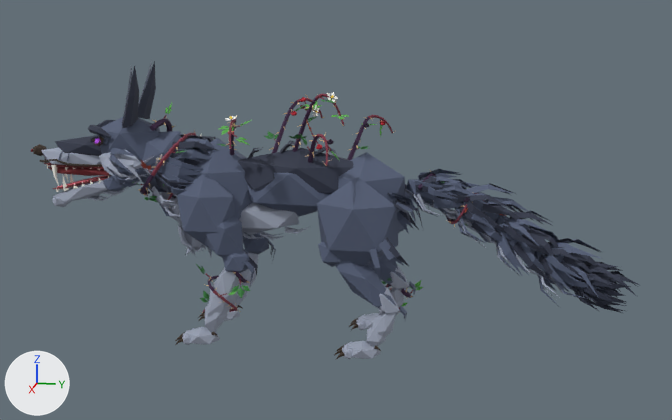
Before and after pictures for a commit that changed the FBX model exports/Gardien_Foret_Loup/Gardien_Foret_Loup_rig.fbx.
The view is the same before and after, from a 50 mm camera at (41.4, 10.7, 16.9) aimed at (-0.3, 2.3, 6.5). Lighting does not change. The marker at lower left points along +X, +Y and +Z. The older version comes first.

The older version as bpy lines, for what is in view:
```python
ob_corps = bpy.data.objects.new('Corps', me_corps)
ob_corps.location = (0.0, 0.0, 0.0)
ob_patte_ard = bpy.data.objects.new('Patte_ArD', me_patte_ard)
ob_patte_ard.location = (0.0, 0.0, 0.0)
ob_patte_arg = bpy.data.objects.new('Patte_ArG', me_patte_arg)
ob_patte_arg.location = (0.0, 0.0, 0.0)
ob_patte_avd = bpy.data.objects.new('Patte_AvD', me_patte_avd)
ob_patte_avd.location = (0.0, 0.0, 0.0)
ob_patte_avg = bpy.data.objects.new('Patte_AvG', me_patte_avg)
ob_patte_avg.location = (0.0, 0.0, 0.0)
ob_ronces = bpy.data.objects.new('Ronces', me_ronces)
ob_ronces.location = (0.0, 0.0, 0.0)
ob_tete = bpy.data.objects.new('Tete', me_tete)
ob_tete.location = (0.0, 0.0, 0.0)
# also in view: 'Machoire' at (0.0, -9.4, 7.0); 'Queue' at (0.4, 10.9, 5.6)
```
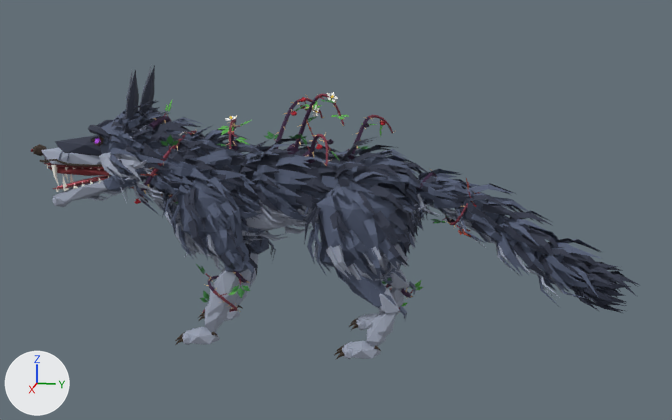
Diff of the bpy script that builds the scene:
```diff
--- a/exports/Gardien_Foret_Loup/Gardien_Foret_Loup_rig.fbx.py
+++ b/exports/Gardien_Foret_Loup/Gardien_Foret_Loup_rig.fbx.py
@@ me_patte_arg @@
-me_patte_arg.from_pydata(...)  # 342 vertices, 430 faces; spans x 0.3..2.81, y 1.92..6.62, z 0.01..8.5
+me_patte_arg.from_pydata(...)  # 1182 vertices, 1270 faces; spans x -0.28..3.45, y 1.22..6.62, z 0.01..8.82
+# me_patte_arg part 15: 840 vertices added at x -0.28..3.45, y 1.22..6.35, z 3.47..8.82
 me_patte_arg.materials.append(mat_gardien_foret_loup_palette)
@@ me_corps @@
-me_corps.from_pydata(...)  # 1176 vertices, 1232 faces; spans x -2.02..2.07, y -7.79..5.65, z 3.88..10.02
+me_corps.from_pydata(...)  # 5502 vertices, 5558 faces; spans x -2.42..2.47, y -8.11..6.87, z 3.8..10.96
+# me_corps part 3: the loose piece of 7 vertices spanning x -0.11..0.61, y -5.02..-3.28, z 8.82..9.91 is multiplied about its middle by the matrix ((0.92, -0.304, 0.051), (0.168, 0.358, -0.886), (0.258, 0.849, 0.392)), then moved by (0.2, -2.34, 0.98)
+# me_corps part 4: the loose piece of 7 vertices spanning x 0.7..1.45, y -6.22..-4.62, z 6.75..7.53 is rebuilt with 7 vertices and now spans x 0.71..1.56, y -6.64..-4.84, z 6.82..7.71
+# me_corps part 5: 108 loose pieces with 756 vertices, spanning x -2.02..2.07, y -6.37..3.92, z 3.88..9.91, are deleted
+# me_corps part 6: 6 vertices moved within x -1.11..0.73, y -6.44..-4.85, z 6.75..9.58; 295 vertices removed from x -1.79..1.32, y -6.49..2.61, z 4.96..9.76; 5377 vertices added at x -2.42..2.47, y -8.11..6.87, z 3.8..10.96
+# other edits to the shape of me_corps do not show in these pictures
 me_corps.materials.append(mat_gardien_foret_loup_palette)
@@ me_patte_avg @@
-me_patte_avg.from_pydata(...)  # 809 vertices, 877 faces; spans x 0.29..2.63, y -5.09..-1.0, z 0.01..8.42
+me_patte_avg.from_pydata(...)  # 1649 vertices, 1717 faces; spans x -0.28..3.17, y -5.26..-1.0, z 0.01..8.76
+# me_patte_avg part 1: 840 vertices added at x -0.28..3.17, y -5.26..-1.21, z 3.54..8.76
 me_patte_avg.materials.append(mat_gardien_foret_loup_palette)
@@ me_ronces @@
-me_ronces.from_pydata(...)  # 3931 vertices, 4464 faces; spans x -4.5..4.01, y -7.93..4.79, z 6.33..12.08
+me_ronces.from_pydata(...)  # 3977 vertices, 4509 faces; spans x -4.5..4.01, y -8.1..4.79, z 5.96..12.08
+# me_ronces part 11: the loose piece of 115 vertices spanning x -1.67..1.79, y -5.96..-4.54, z 6.51..9.95 is rebuilt with 115 vertices and now spans x -1.79..1.91, y -5.96..-4.46, z 6.39..10.04
+# me_ronces part 12: the loose piece of 115 vertices spanning x -1.73..1.78, y -7.24..-5.76, z 6.94..10.61 is rebuilt with 115 vertices and now spans x -1.84..1.9, y -7.31..-5.74, z 6.85..10.73
+# me_ronces part 13: 105 loose pieces with 878 vertices, spanning x -2.34..2.27, y -7.38..-4.11, z 6.33..10.04, are deleted
+# me_ronces part 14: 66 vertices removed from x -1.76..0.87, y -6.99..-5.42, z 6.61..7.86; 990 vertices added at x -2.1..2.79, y -7.46..3.19, z 5.96..10.19
+# other edits to the shape of me_ronces do not show in these pictures
 me_ronces.materials.append(mat_gardien_foret_loup_palette)
@@ me_tete @@
-me_tete.from_pydata(...)  # 1136 vertices, 1232 faces; spans x -2.19..2.42, y -12.78..-5.64, z 7.16..13.25
+me_tete.from_pydata(...)  # 1832 vertices, 1944 faces; spans x -2.19..2.42, y -12.78..-5.31, z 7.16..13.05
+# me_tete part 7: the loose piece of 13 vertices spanning x -1.37..-0.18, y -7.55..-6.86, z 10.44..13.25 is rebuilt with 13 vertices and now spans x -1.49..0.01, y -7.49..-6.7, z 10.03..13.0
+# me_tete part 8: the loose piece of 13 vertices spanning x 0.18..1.37, y -7.55..-6.86, z 10.44..13.25 is rebuilt with 13 vertices and now spans x 0.24..1.31, y -7.54..-6.86, z 10.12..13.05
+# me_tete part 9: the loose piece of 13 vertices spanning x -0.11..1.57, y -7.51..-6.7, z 10.33..13.2 is rebuilt with 13 vertices and now spans x -0.01..1.49, y -7.49..-6.7, z 10.03..13.0
+# me_tete part 10: 13 vertices removed from x -1.57..0.11, y -7.51..-6.7, z 10.33..13.2; 695 vertices added at x -1.76..1.72, y -8.3..-5.31, z 8.92..13.05
+# other edits to the shape of me_tete do not show in these pictures
 me_tete.materials.append(mat_gardien_foret_loup_palette)
@@ me_patte_ard @@
-me_patte_ard.from_pydata(...)  # 766 vertices, 844 faces; spans x -2.8..0.03, y 1.92..6.62, z 0.01..8.5
+me_patte_ard.from_pydata(...)  # 1606 vertices, 1684 faces; spans x -3.38..0.35, y 1.22..6.62, z 0.01..8.82
+# me_patte_ard part 2: 840 vertices added at x -3.38..0.35, y 1.22..6.35, z 3.47..8.82
 me_patte_ard.materials.append(mat_gardien_foret_loup_palette)
```

Where the change shows, as pixel boxes (x1, y1, x2, y2) in the pictures (672 x 420 px; the box of a moved part takes in the faces that stretch with it):
'Corps', reshaped (18% wider, 17% taller): before (139, 131, 405, 257); after (115, 111, 429, 259)
'Patte_ArG', reshaped (12% wider): before (317, 176, 423, 359); after (304, 171, 423, 359)
'Patte_AvG', reshaped (15% wider, 6% taller): before (175, 175, 258, 345); after (162, 164, 258, 345)
'Tete', reshaped (7% wider): before (31, 60, 160, 188); after (31, 65, 169, 188)
'Ronces', reshaped: before (133, 92, 395, 202); after (127, 92, 395, 204)
'Patte_ArD', reshaped: before (348, 184, 429, 330); after (348, 158, 429, 330)
part 1 of me_patte_avg, added (blue): after (162, 164, 251, 271)
part 2 of me_patte_ard, added (mostly hidden): after (378, 158, 423, 267)
part 3 of me_corps, moved or reshaped: before (180, 136, 208, 152); after (140, 113, 162, 124)
part 4 of me_corps, rebuilt: before (152, 186, 178, 203); after (143, 183, 176, 205)
part 5 of me_corps, deleted (blue): before (151, 134, 216, 257)
part 6 of me_corps, built on: before (152, 141, 339, 240); after (119, 111, 429, 259)
part 7 of me_tete, rebuilt: before (139, 60, 152, 102); after (139, 65, 155, 113)
part 8 of me_tete, rebuilt: before (122, 66, 132, 122); after (123, 71, 133, 131)
part 9 of me_tete, rebuilt (11% narrower): before (122, 66, 139, 128); after (124, 70, 139, 134)
part 10 of me_tete, built on: before (138, 61, 156, 119); after (107, 67, 169, 149)
part 11 of me_ronces, rebuilt: before (151, 133, 196, 200); after (150, 131, 196, 198)
part 12 of me_ronces, rebuilt (7% taller): before (140, 119, 172, 194); after (139, 116, 172, 196)
part 13 of me_ronces, deleted: before (138, 130, 202, 202)
part 14 of me_ronces, built on: after (135, 130, 354, 204)
part 15 of me_patte_arg, added (blue): after (304, 171, 416, 289)
